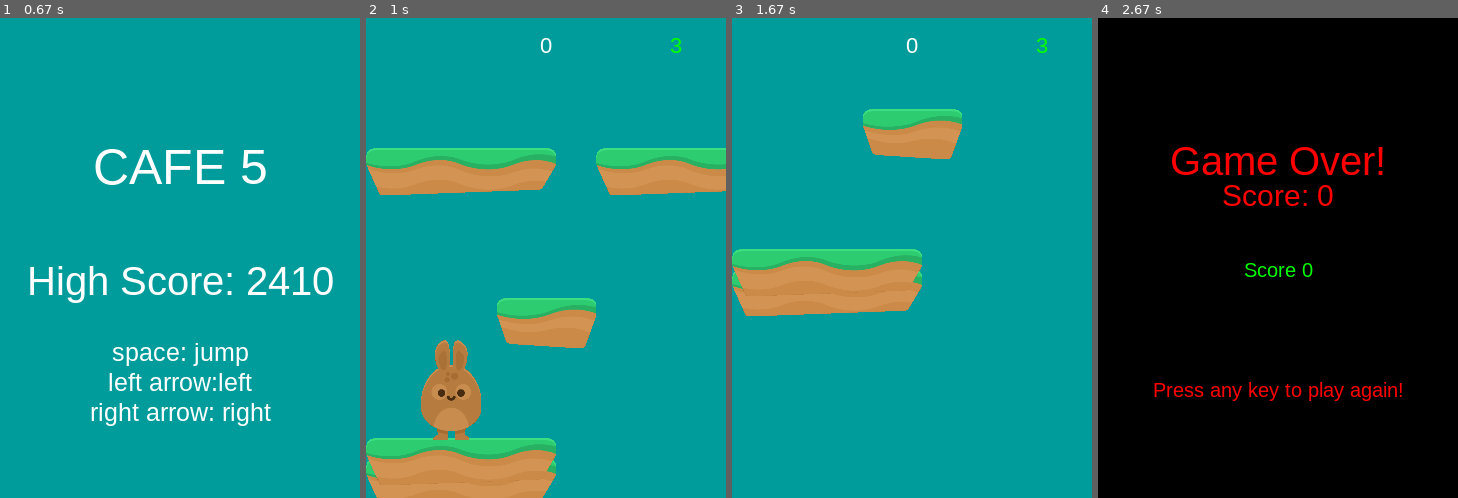
Above: before the commit, frames 1-4 (left to right).
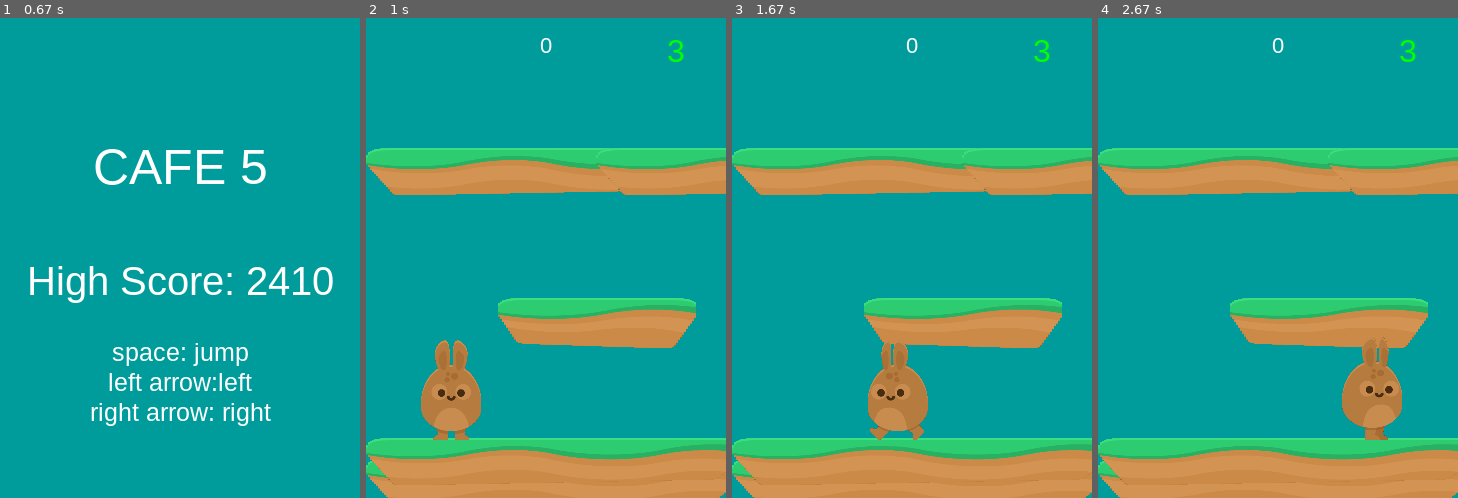
Above: after the commit, the same moments.

Repository: mateo3264/platform_game
Game: pygame game, started from platform/main.py
The game is run twice, just before and just after one commit, with the same random seed, the same clock (stepped at 60 frames per second) and the same inputs.
Inputs:
- Up to frame 1 (0.67 s): hold Right from 0.33 s (still down)
- Up to frame 2 (1 s): release Right at 0.8 s; hold Right from 0.83 s (still down)
- Up to frame 3 (1.67 s): release Right at 1.3 s; hold Left from 1.33 s (still down)
- Up to frame 4 (2.67 s): release Left at 1.87 s; hold Left 1.9-2.3 s; hold Right from 2.33 s (still down)

Frame 1 is identical in both runs. In frame 2, 13% of the frame differs, in the area x 0-100%, y 4-100%; in frame 3, 38%; in frame 4, 100%, in the area x 0-100%, y 0-100%.

Commit message:
dimish platforms and less powerups as score increases.

Diff:
--- a/platform/main.py
+++ b/platform/main.py
@@ -110,6 +110,7 @@
     def new(self):
         self.score = 0
         self.lives = 3
+        self.pow_spawn_pct = 20
         self.all_sprites = pg.sprite.LayeredUpdates()
         self.platforms = pg.sprite.Group()
         self.powerups = pg.sprite.Group()
@@ -123,6 +124,8 @@
             typ = random.choice([0, 1])
             p = Platform(self, *p_coors, typ)
 
+
+
         self.mob_spawn_timer = 0
 
         self.wind = 0
@@ -137,6 +140,7 @@
 
         pg.mixer.music.play(loops=-1)
         self.playing = True
+
 
         while self.playing:
             self.clock.tick(FPS)
@@ -267,6 +271,9 @@
                         self.channel.set_volume(0.0, 1.0)
                         self.channel.play(self.wind_sound)
 
+        if self.score % 100 == 0:
+            if self.pow_spawn_pct > 7:
+                self.pow_spawn_pct -= 1
 
         if self.player.rect.top > HEIGHT:
             for sprite in self.all_sprites:
@@ -300,7 +307,7 @@
         self.all_sprites.draw(self.screen)
 
         self.draw_text(str(self.score), 22, WHITE, WIDTH / 2, 15)
-        self.draw_text(str(self.lives), 22, GREEN, WIDTH - 50, 15)
+        self.draw_text(str(self.lives), 32, GREEN, WIDTH - 50, 15)
 
 
         pg.display.flip()
--- a/platform/sprites.py
+++ b/platform/sprites.py
@@ -334,12 +334,16 @@
             self.image = images[0]
         else:
             self.image = images[1]
+
+        self.rect = self.image.get_rect()
+        scale = max(.5, min(1000 / (self.game.score + 1), 2))
+        self.image = pg.transform.scale(self.image, (self.rect.width * scale, self.rect.height))
         self.rect = self.image.get_rect()
 
         self.rect.x = x
         self.rect.y = y
 
-        if randrange(100) < POW_SPAWN_PCT:
+        if randrange(100) < self.game.pow_spawn_pct:
             p = Pow(self.game, self)
 
 
@@ -477,7 +481,7 @@
             self.rect.centerx = -x
 
 
-        self.rect.y = HEIGHT / 3
+        self.rect.y = HEIGHT / 4
 
         self.vx = vel_dir * 5
 
